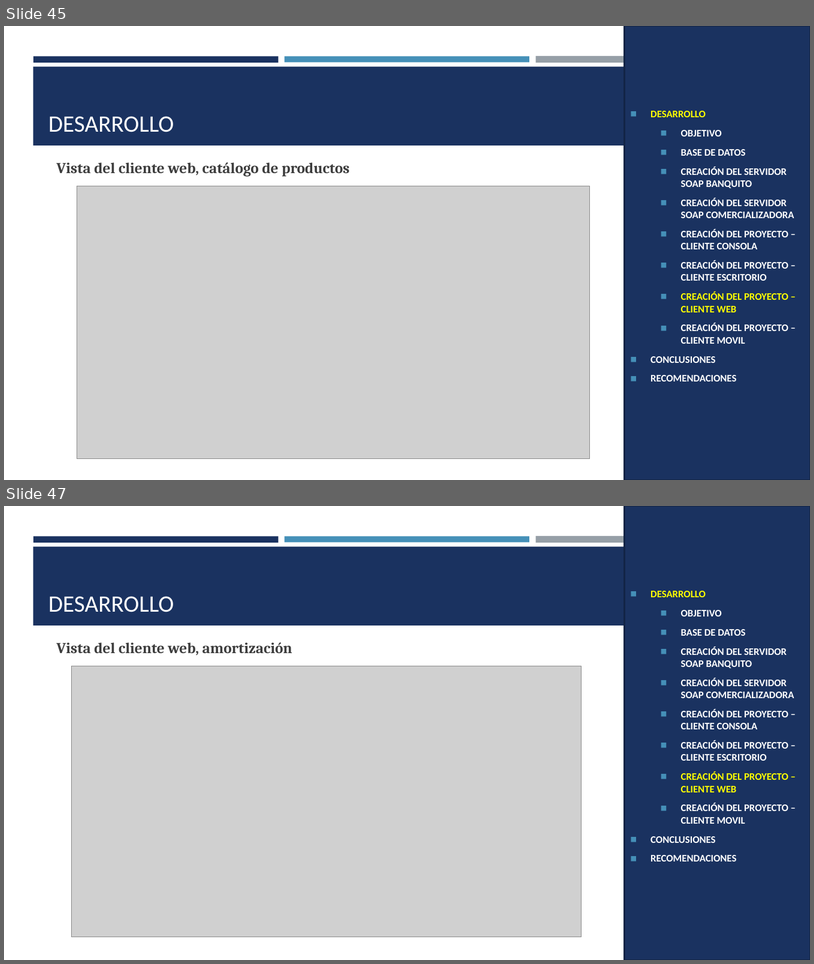
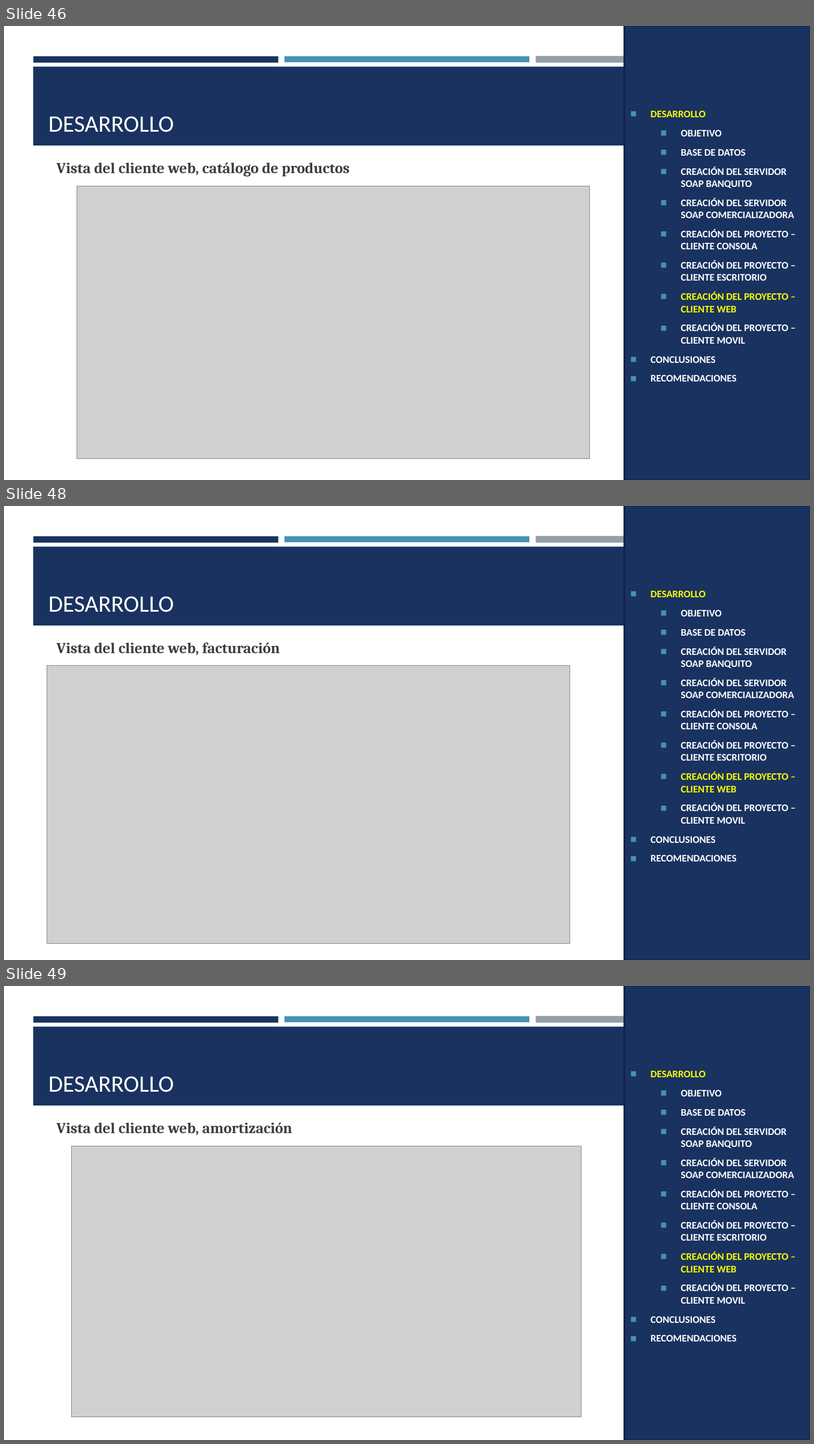
Before and after one commit to kfamaguana07/ARQUITECTURA-PARCIAL-1, a slide deck: EXAMEN_CELULARES_SOAP_DOTNET_NRC36883_GR01/05. DOCUMENTACION/PRESENTACION CELULARES SOAP con DOTNET y SQL GR01.pptx. Shown one above the other, each under a label of ours: slides 45 and 47 before the commit, slides 46, 48 and 49 after it; the slides between them are not shown. The pictures are 814x964 and 814x1444 pixels, drawn with LibreOffice and Linux fonts; fonts in the diff are those of the drawing; grey boxes stand for pictures. Boxes give left, top, right and bottom in pixels: in the first picture for what was removed or moved away, otherwise in the second. Text is boxed around its words. In the diff, an @@ line names an element or a change of style, - is before the commit and + after.

Commit message:
Parcial 1 - Actualizacion de diagramas UML, BDD y clientes SOAP

```diff
--- a/EXAMEN_CELULARES_SOAP_DOTNET_NRC36883_GR01/05. DOCUMENTACION/PRESENTACION CELULARES SOAP con DOTNET y SQL GR01.pptx
+++ b/EXAMEN_CELULARES_SOAP_DOTNET_NRC36883_GR01/05. DOCUMENTACION/PRESENTACION CELULARES SOAP con DOTNET y SQL GR01.pptx
@@ slide 48 added at [4,506,810,960], background #FFFFFF; not listed: 4 template elements that a slide beside it also shows @@
@@ rectangle added at [624,506,810,960], fill #1A3260, outline #122446 1.75 pt, 12 pt, text #FFFFFF, bold @@
+◼ DESARROLLO
+  ◼ OBJETIVO
+  ◼ BASE DE DATOS
+  ◼ CREACIÓN DEL SERVIDOR SOAP BANQUITO
+  ◼ CREACIÓN DEL SERVIDOR SOAP COMERCIALIZADORA
+  ◼ CREACIÓN DEL PROYECTO – CLIENTE CONSOLA
+  ◼ CREACIÓN DEL PROYECTO – CLIENTE ESCRITORIO
+  ◼ CREACIÓN DEL PROYECTO – CLIENTE WEB
+  ◼ CREACIÓN DEL PROYECTO – CLIENTE MOVIL
+◼ CONCLUSIONES
+◼ RECOMENDACIONES
@@ title added at [48,596,174,612], 28 pt, text #FFFFFF @@
+DESARROLLO
@@ text added at [57,642,280,655], 18 pt, text #3D3D3D, bold @@
+Vista del cliente web, facturación
@@ picture added at [47,665,570,943] @@
@@ what was slide 45 is now slide 46 @@
@@ what was slide 47 is now slide 49 @@
```
Also in this commit, not shown: 3 slides changed, 2 other slides added, 54 other files.
